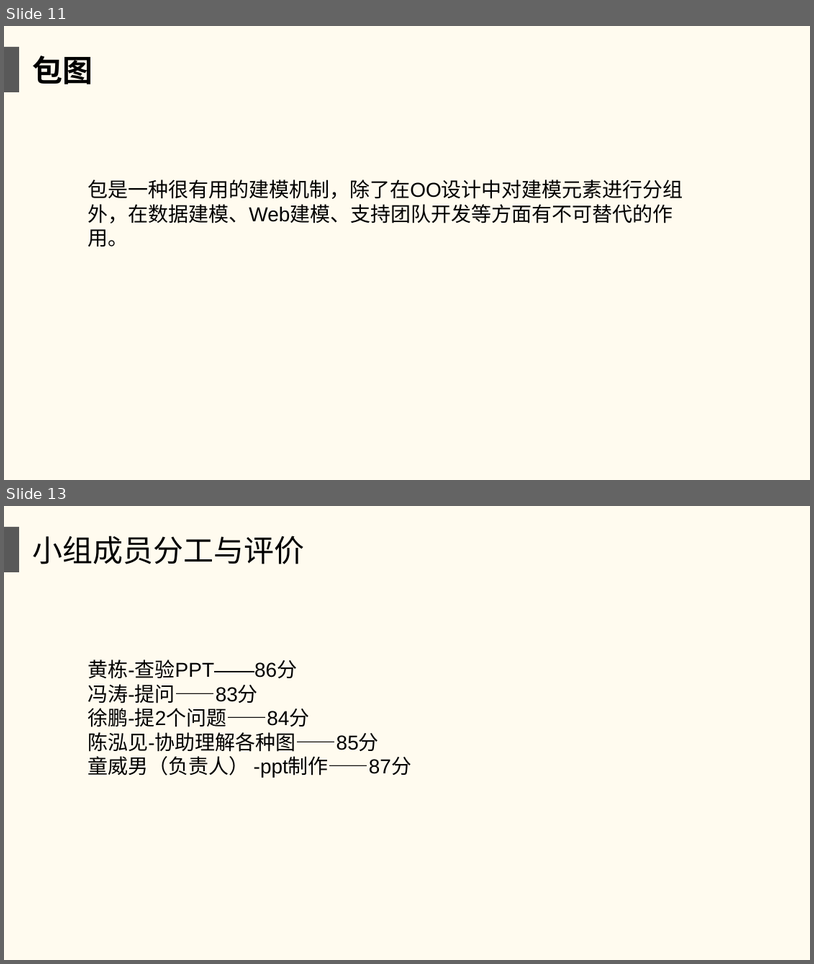
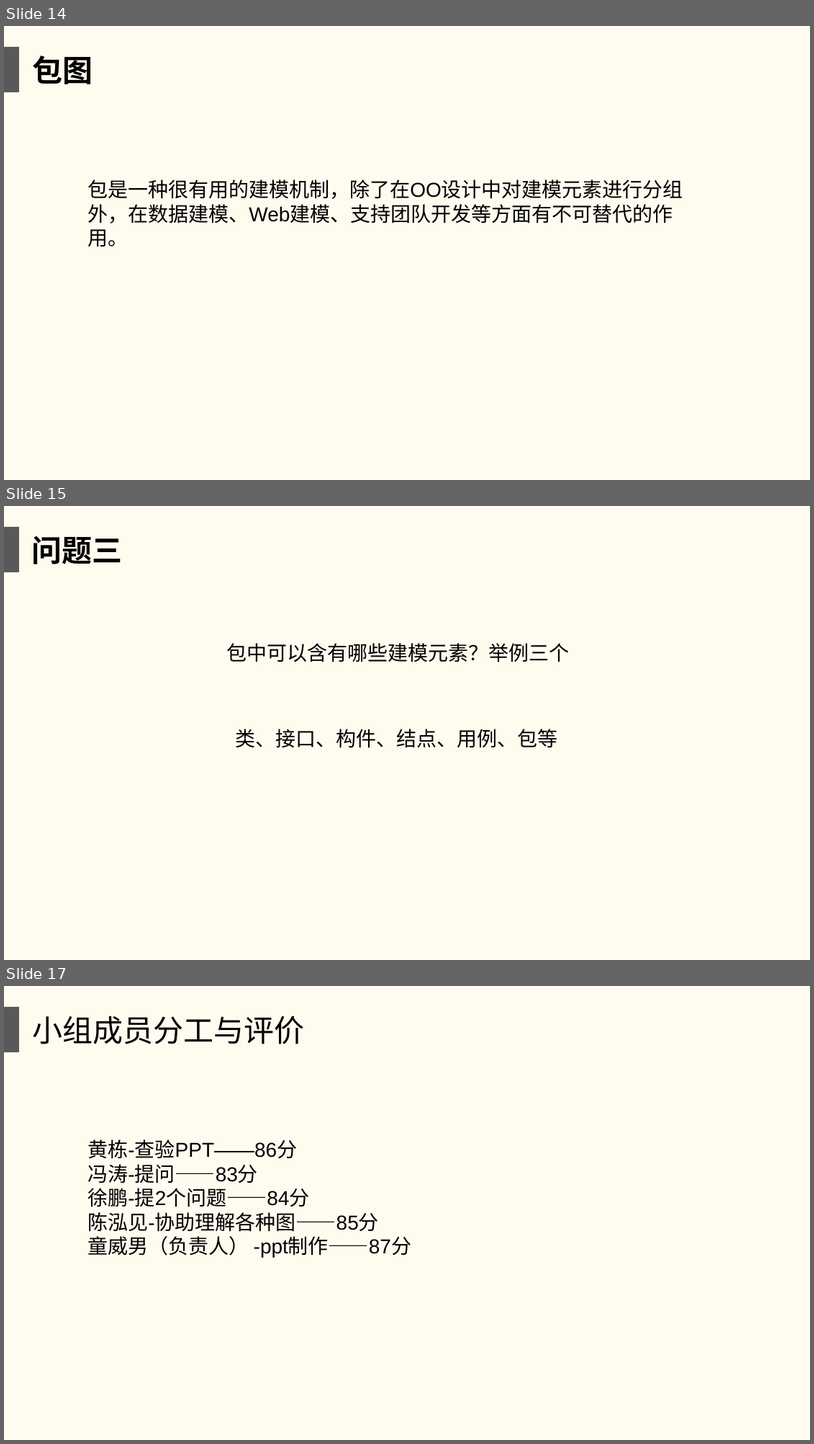
Before and after one commit to twn422/PRD2017, a slide deck: PRD-2017-G24/STW/非受控文件/翻转课堂作业/UML基础3/UML基础3.ppt. Shown one above the other, each under a label of ours: slides 11 and 13 before the commit, slides 14, 15 and 17 after it; the slides between them are not shown. The pictures are 814x964 and 814x1444 pixels, drawn with LibreOffice and Linux fonts; fonts in the diff are those of the drawing. Boxes give left, top, right and bottom in pixels: in the first picture for what was removed or moved away, otherwise in the second. Text is boxed around its words. In the diff, an @@ line names an element or a change of style, - is before the commit and + after.

```diff
--- a/PRD-2017-G24/STW/非受控文件/翻转课堂作业/UML基础3/UML基础3.ppt
+++ b/PRD-2017-G24/STW/非受控文件/翻转课堂作业/UML基础3/UML基础3.ppt
@@ slide 15 added at bbox=[4, 506, 810, 960], background #FFFBEF @@
@@ rectangle added at bbox=[4, 527, 19, 572], fill #595959 @@
@@ text added at bbox=[31, 536, 122, 564], 36 pt, text #000000, bold @@
+问题三
@@ text added at bbox=[227, 643, 570, 662], 24 pt, text #000000 @@
+包中可以含有哪些建模元素？举例三个
@@ text added at bbox=[235, 728, 558, 748], 24 pt, text #000000 @@
+类、接口、构件、结点、用例、包等
@@ what was slide 11 is now slide 14 @@
@@ what was slide 13 is now slide 17 @@
```
Also in this commit, not shown: 2 slides changed, 3 other slides added.
